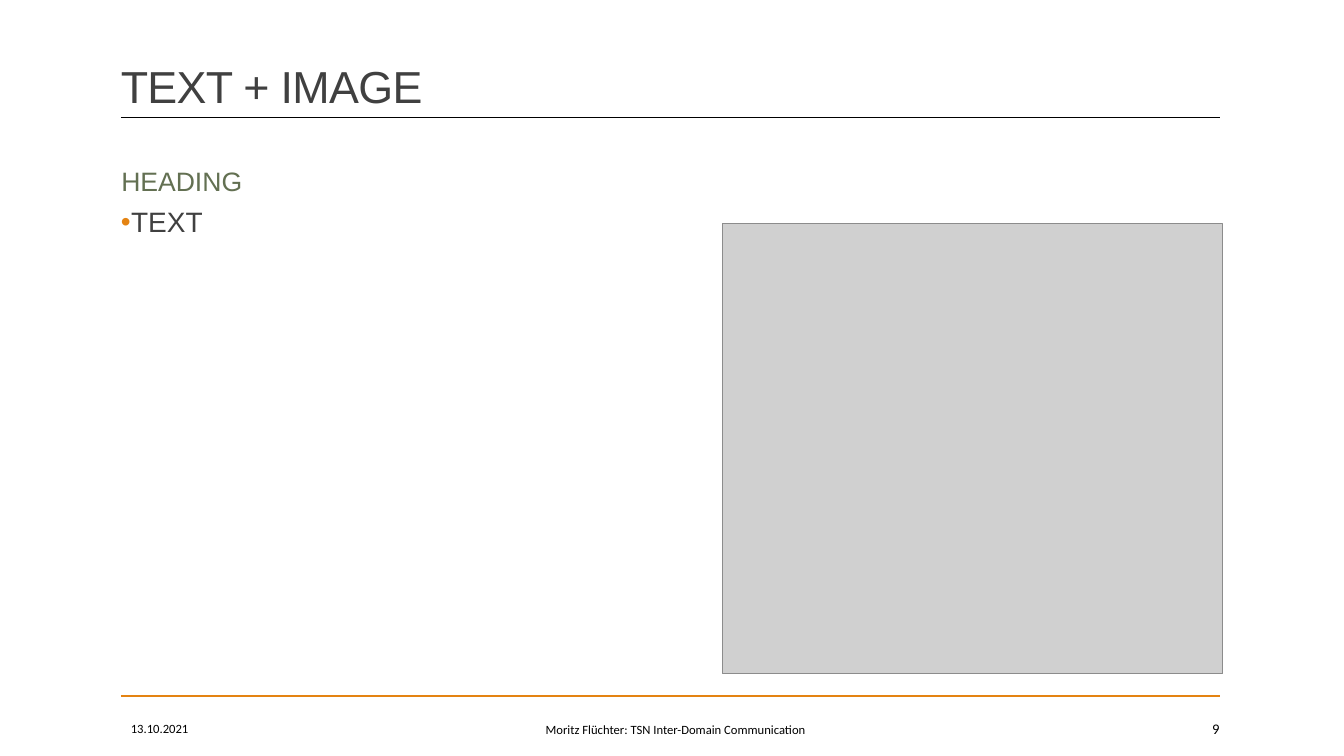
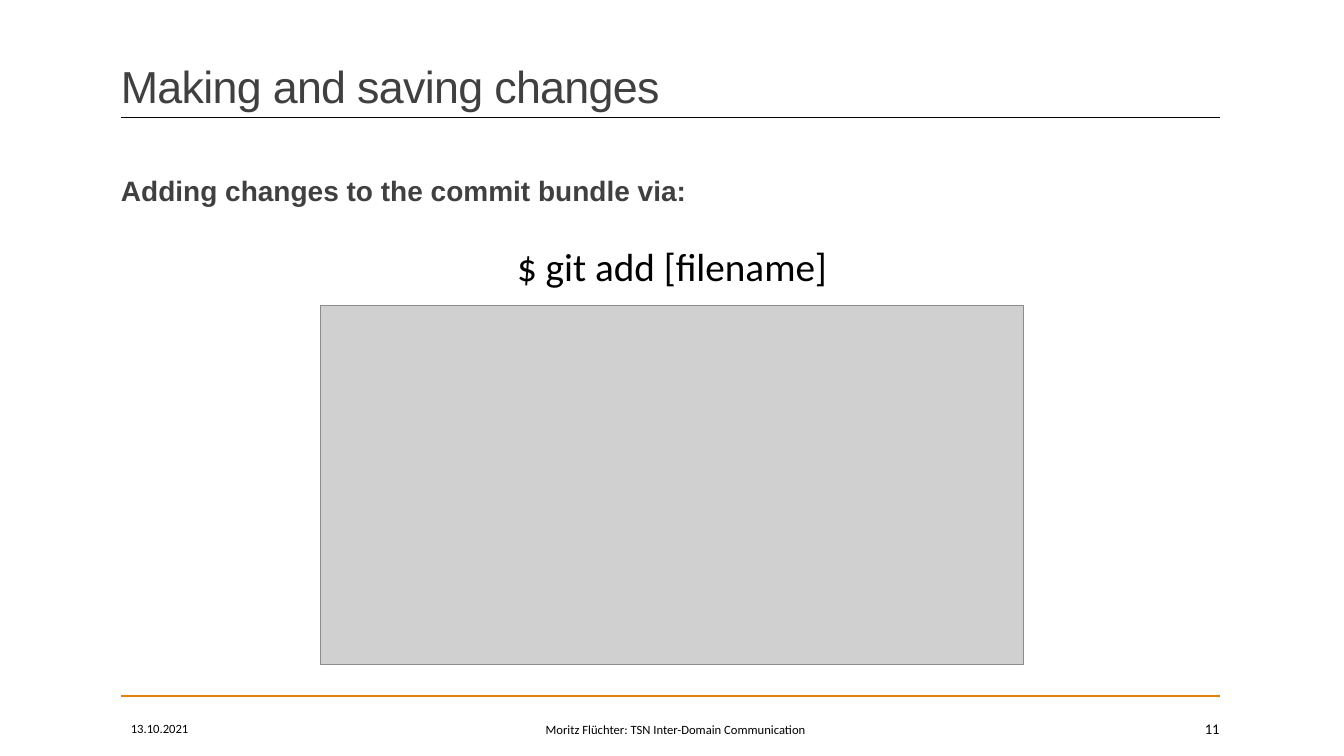
Before and after one commit to MoritzFlu/GitWorkshop, a slide deck: slide 11 of Presentation/02 - First Steps.pptx (slide 9 before the commit). Drawn at 1344x756 pixels with LibreOffice and Linux fonts; fonts in the diff are those of the drawing; grey boxes stand for pictures. Boxes give left, top, right and bottom in pixels: in the first picture for what was removed or moved away, otherwise in the second. Text is boxed around its words. In the diff, an @@ line names an element or a change of style, - is before the commit and + after.

```diff
--- a/Presentation/02 - First Steps.pptx
+++ b/Presentation/02 - First Steps.pptx
@@ title at box(121, 70, 659, 112): text changed @@
-TEXT + IMAGE
+Making and saving changes
@@ text added at box(121, 180, 686, 207), 20 pt, text #404040, bold @@
+Adding changes to the commit bundle via:
@@ text removed at box(121, 212, 203, 232) @@
-• TEXT
@@ text "$ git add [filename]" at box(546, 252, 827, 288): vertical alignment middle to top @@
@@ picture removed at box(723, 224, 1224, 675) @@
@@ text at box(546, 252, 827, 288): text changed; size 19 to 28 pt; font Arial to Calibri; text colour #637052 to #000000 @@
-HEADING
+$ git add [filename]
@@ picture added at box(321, 306, 1023, 664) @@
@@ page number at box(1205, 724, 1220, 734): text changed @@
-9
+11
```
Also in this commit, not shown: 3 other slides changed, 8 slides added, 2 slides removed.
